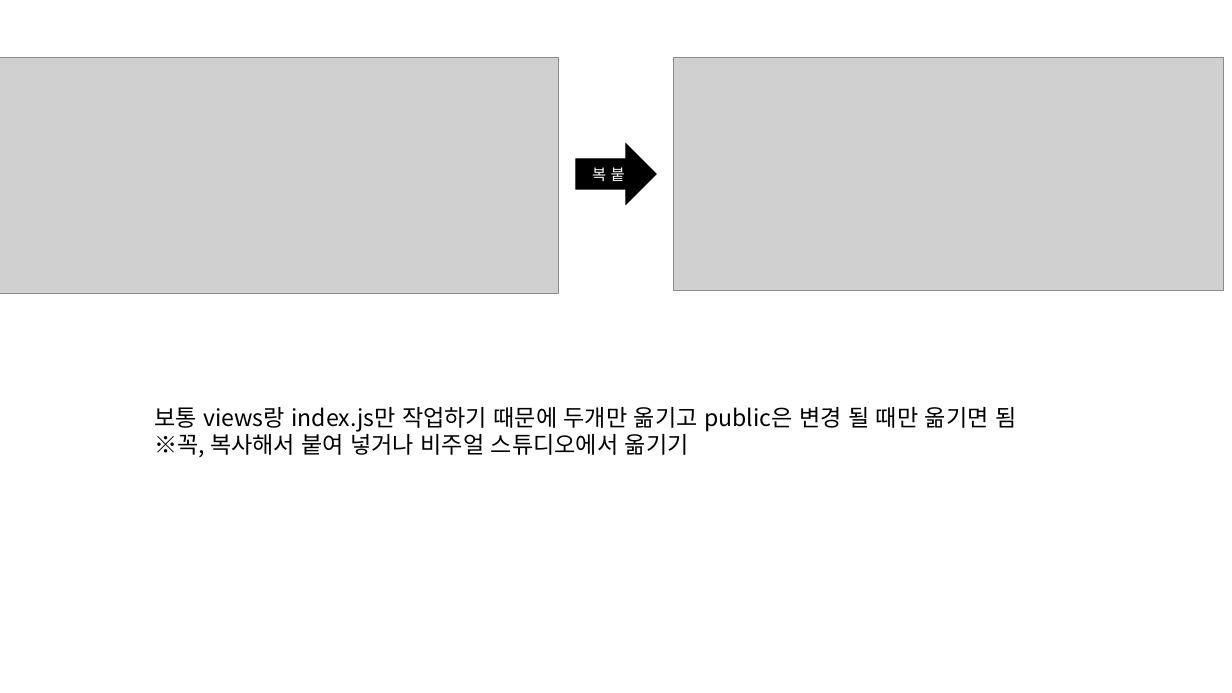
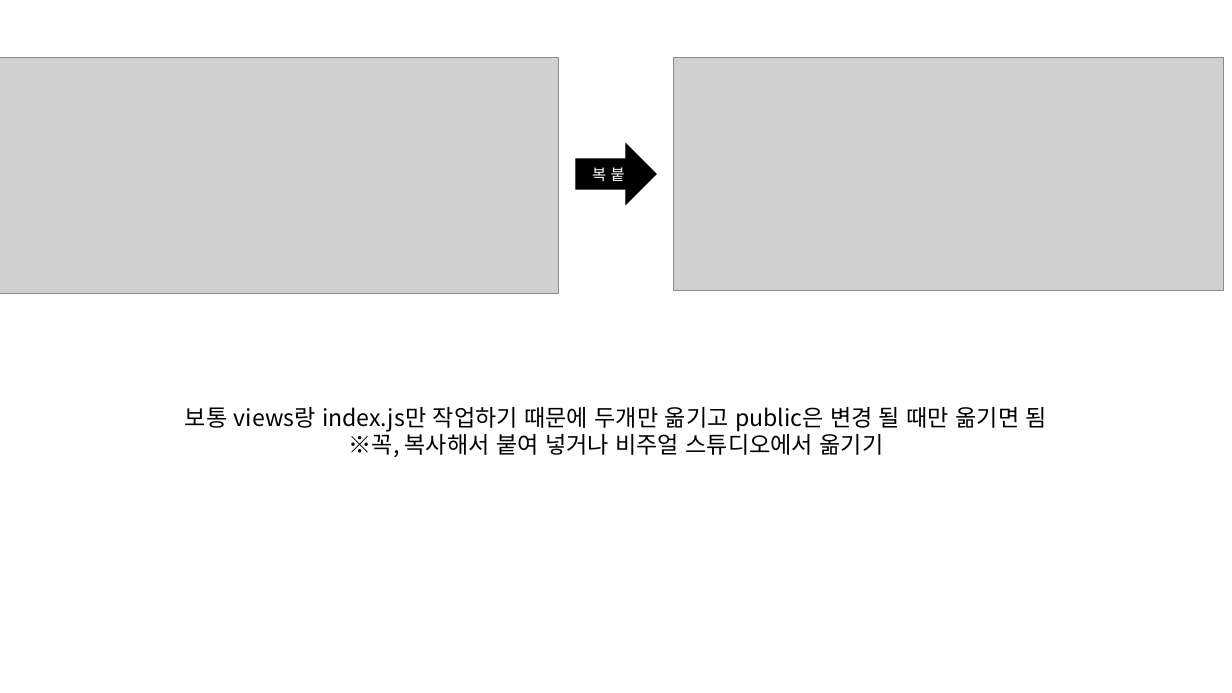
Before and after one commit to choikj129/2021.11.09_MES_nodejs_team, a slide deck: slide 2 of GitHub규칙.pptx. Drawn at 1232x693 pixels with LibreOffice and Linux fonts; fonts in the diff are those of the drawing; grey boxes stand for pictures. Boxes give left, top, right and bottom in pixels: in the first picture for what was removed or moved away, otherwise in the second. Text is boxed around its words. In the diff, an @@ line names an element or a change of style, - is before the commit and + after.

```diff
--- a/GitHub규칙.pptx
+++ b/GitHub규칙.pptx
@@ text "보통 views랑 index.js만 작업하기 때문에 ..." at box(185, 407, 1047, 457): alignment left to centre @@
```
Also in this commit, not shown: 2 other slides changed.
